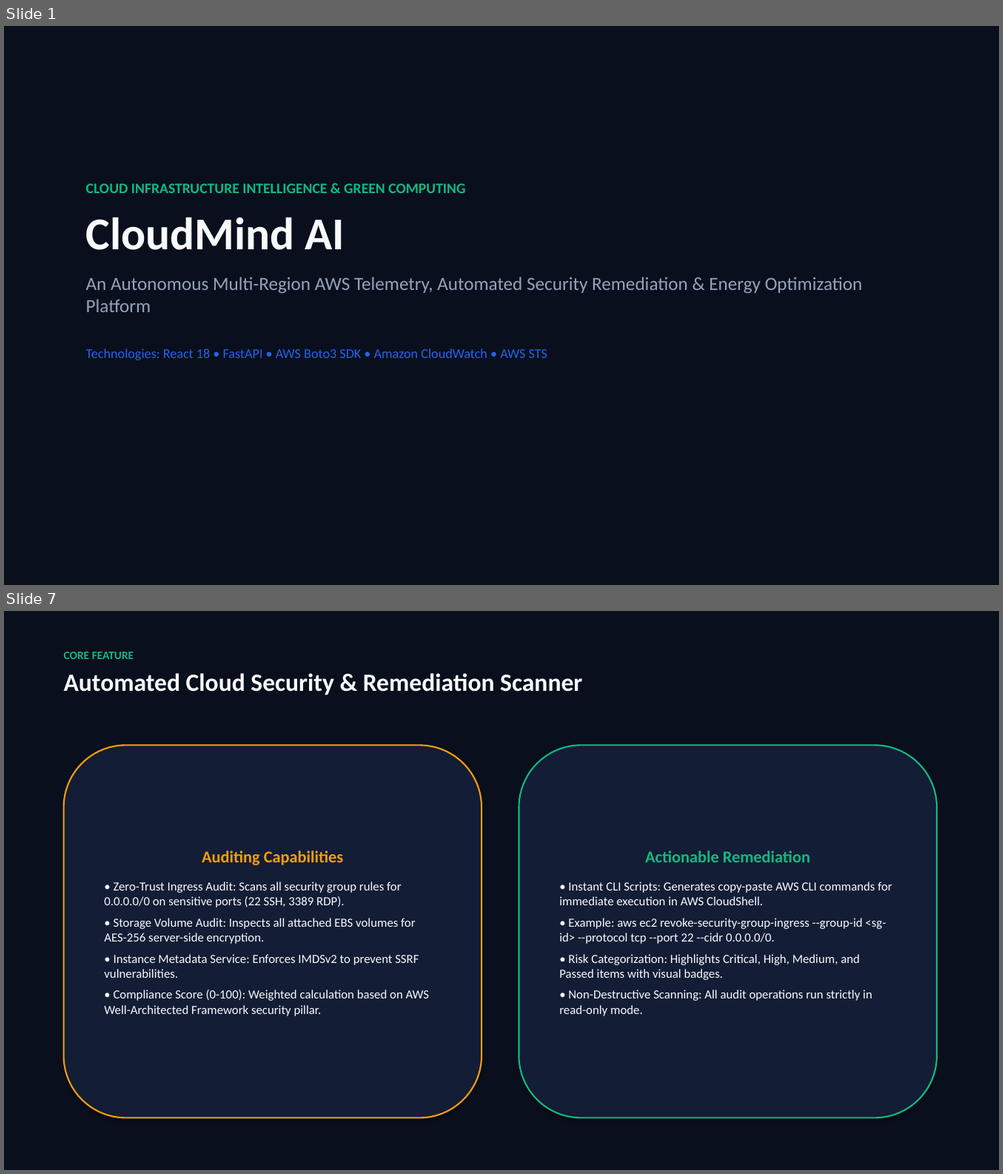
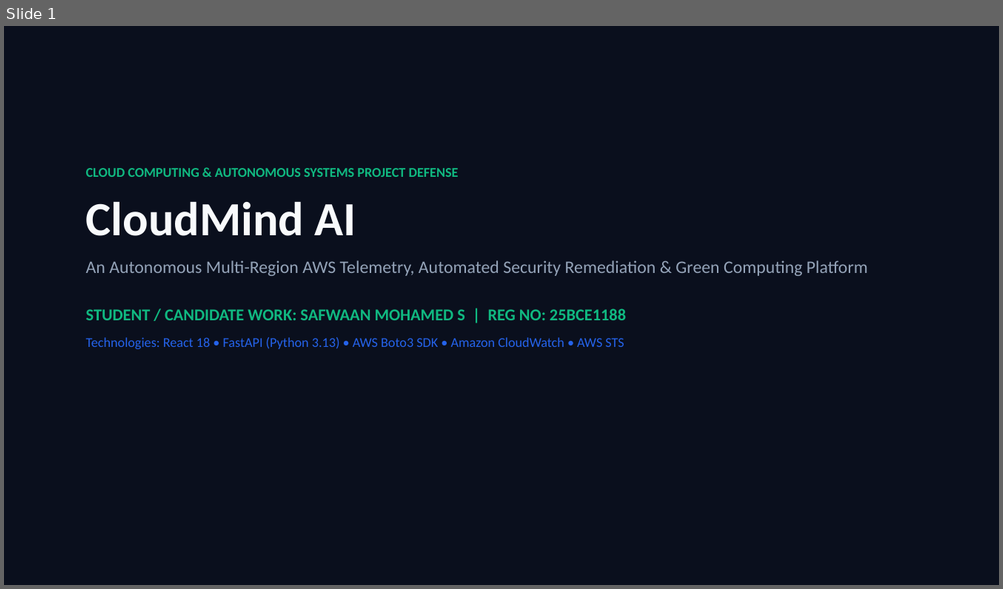
Before and after one commit to SMOS555/Cloudmind, a slide deck: CloudMind_AI_Project_Presentation.pptx. Shown one above the other, each under a label of ours: slides 1 and 7 before the commit, slide 1 after it; the slides between them are not shown. The pictures are 1003x1174 and 1003x589 pixels, drawn with LibreOffice and Linux fonts; fonts in the diff are those of the drawing. Boxes give left, top, right and bottom in pixels: in the first picture for what was removed or moved away, otherwise in the second. Text is boxed around its words. In the diff, an @@ line names an element or a change of style, - is before the commit and + after.

Commit message:
docs: update full work presentation with all 7 screenshots and candidate contributions

```diff
--- a/CloudMind_AI_Project_Presentation.pptx
+++ b/CloudMind_AI_Project_Presentation.pptx
@@ slide 7 removed at box(4, 611, 999, 1170), background #0A0F1D @@
@@ text removed at box(64, 652, 582, 695) @@
-CORE FEATURE
-Automated Cloud Security & Remediation Scanner
@@ rounded rectangle removed at box(64, 745, 481, 1119) @@
-Auditing Capabilities
-• Zero-Trust Ingress Audit: Scans all security group rules for 0.0.0.0/0 on sensitive ports (22 SSH, 3389 RDP).
-• Storage Volume Audit: Inspects all attached EBS volumes for AES-256 server-side encryption.
-• Instance Metadata Service: Enforces IMDSv2 to prevent SSRF vulnerabilities.
-• Compliance Score (0-100): Weighted calculation based on AWS Well-Architected Framework security pillar.
@@ rounded rectangle removed at box(519, 745, 936, 1119) @@
-Actionable Remediation
-• Instant CLI Scripts: Generates copy-paste AWS CLI commands for immediate execution in AWS CloudShell.
-• Example: aws ec2 revoke-security-group-ingress --group-id <sg-id> --protocol tcp --port 22 --cidr 0.0.0.0/0.
-• Risk Categorization: Highlights Critical, High, Medium, and Passed items with visual badges.
-• Non-Destructive Scanning: All audit operations run strictly in read-only mode.
@@ slide 1 changed as well @@
@@ text "CLOUD COMPUTING & AUTONOMOUS SYSTEMS ...": place and size @@
-text "CLOUD COMPUTING & AUTONOMOUS SYSTEMS ..." at box(86, 184, 862, 360)
+text "CLOUD COMPUTING & AUTONOMOUS SYSTEMS ..." at box(86, 168, 868, 349)
@@ text at box(86, 168, 458, 177): text changed; size 14 to 13 pt @@
-CLOUD INFRASTRUCTURE INTELLIGENCE & GREEN COMPUTING
+CLOUD COMPUTING & AUTONOMOUS SYSTEMS PROJECT DEFENSE
@@ text at box(86, 201, 356, 236): size 44 to 46 pt in "CloudMind AI" @@
@@ text at box(86, 261, 868, 349): text changed; size 18 to 17 pt @@
-An Autonomous Multi-Region AWS Telemetry, Automated Security Remediation & Energy Optimization Platform
-Technologies: React 18 • FastAPI • AWS Boto3 SDK • Amazon CloudWatch • AWS STS
+An Autonomous Multi-Region AWS Telemetry, Automated Security Remediation & Green Computing Platform
+STUDENT / CANDIDATE WORK: SAFWAAN MOHAMED S | REG NO: 25BCE1188
+Technologies: React 18 • FastAPI (Python 3.13) • AWS Boto3 SDK • Amazon CloudWatch • AWS STS
```
Also in this commit, not shown: 7 other slides changed, 9 slides added, 5 other slides removed, 10 other files.
